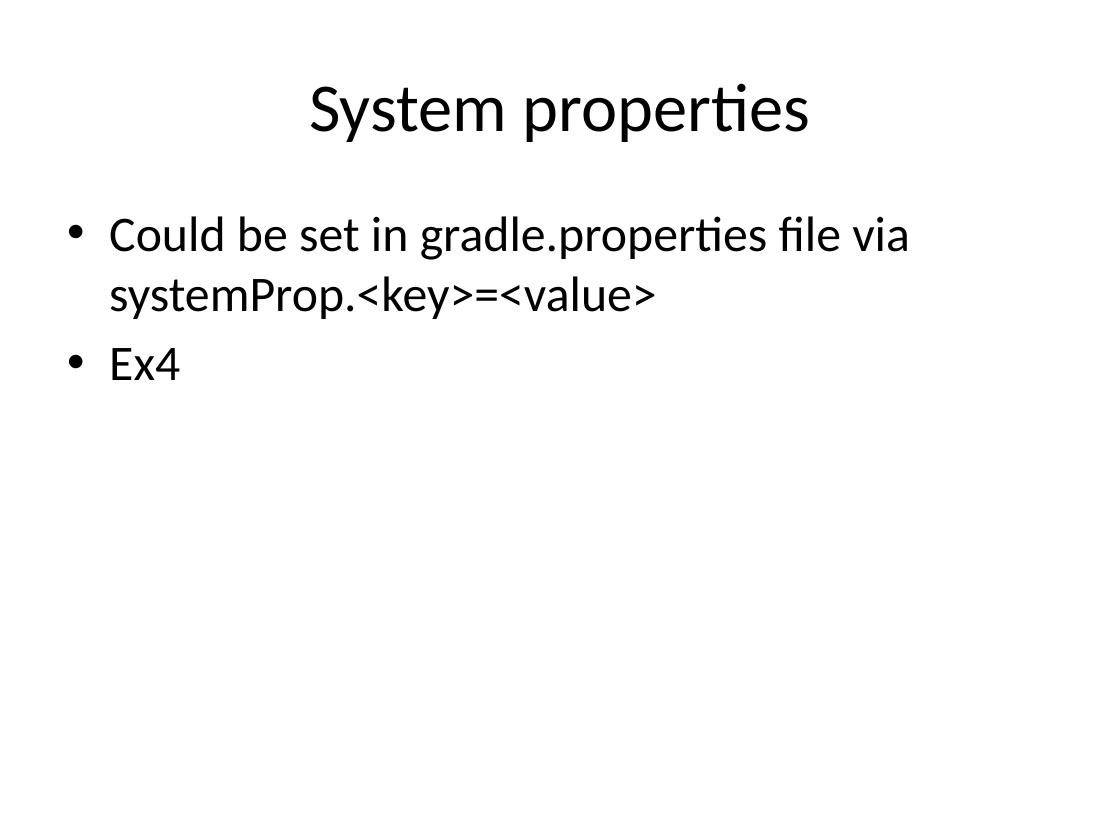
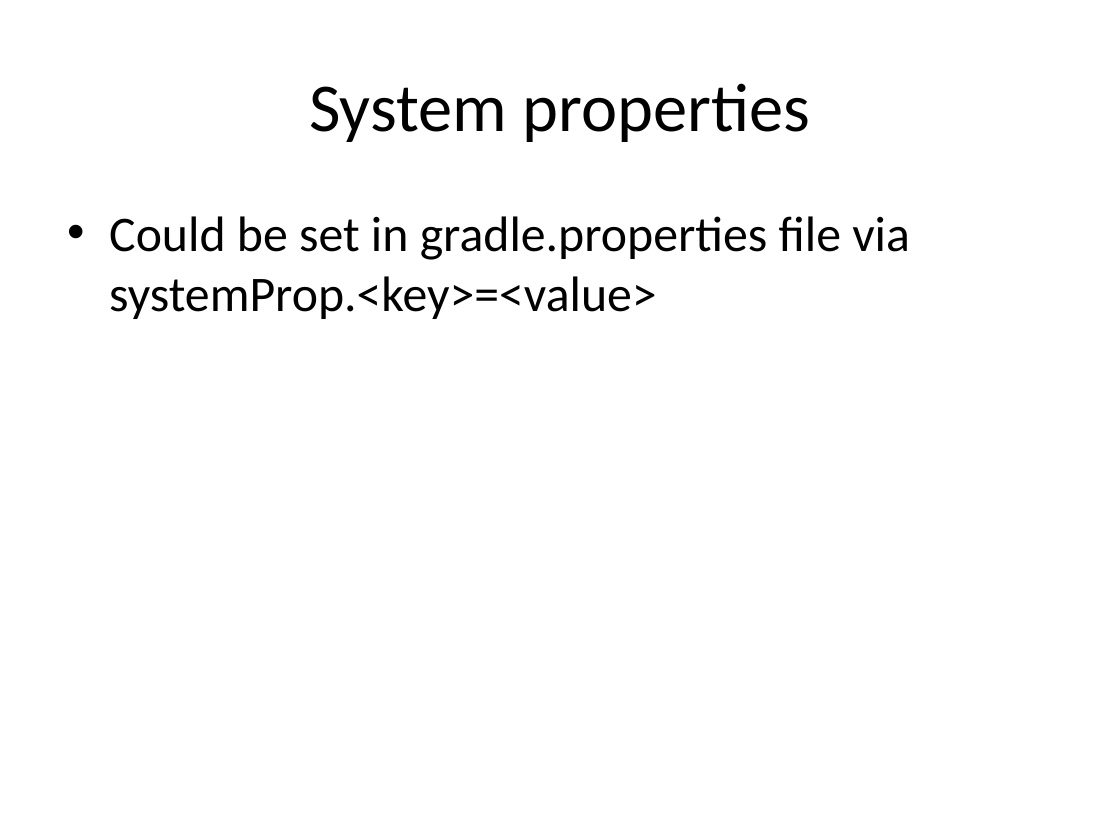
Before and after one commit to alaczynski/gradle-intoducion, a slide deck: slide 14 of Introduction to Gradle.pptx (slide 13 before the commit). Drawn at 1120x840 pixels with LibreOffice and Linux fonts; fonts in the diff are those of the drawing. Boxes give left, top, right and bottom in pixels: in the first picture for what was removed or moved away, otherwise in the second. Text is boxed around its words. In the diff, an @@ line names an element or a change of style, - is before the commit and + after.

Commit message:
improve properties ex and slides

```diff
--- a/Introduction to Gradle.pptx
+++ b/Introduction to Gradle.pptx
@@ text at (109,348,180,380): paragraph removed @@
-• Ex4
```
Also in this commit, not shown: 2 other slides changed, 1 slide added, 10 other files.
